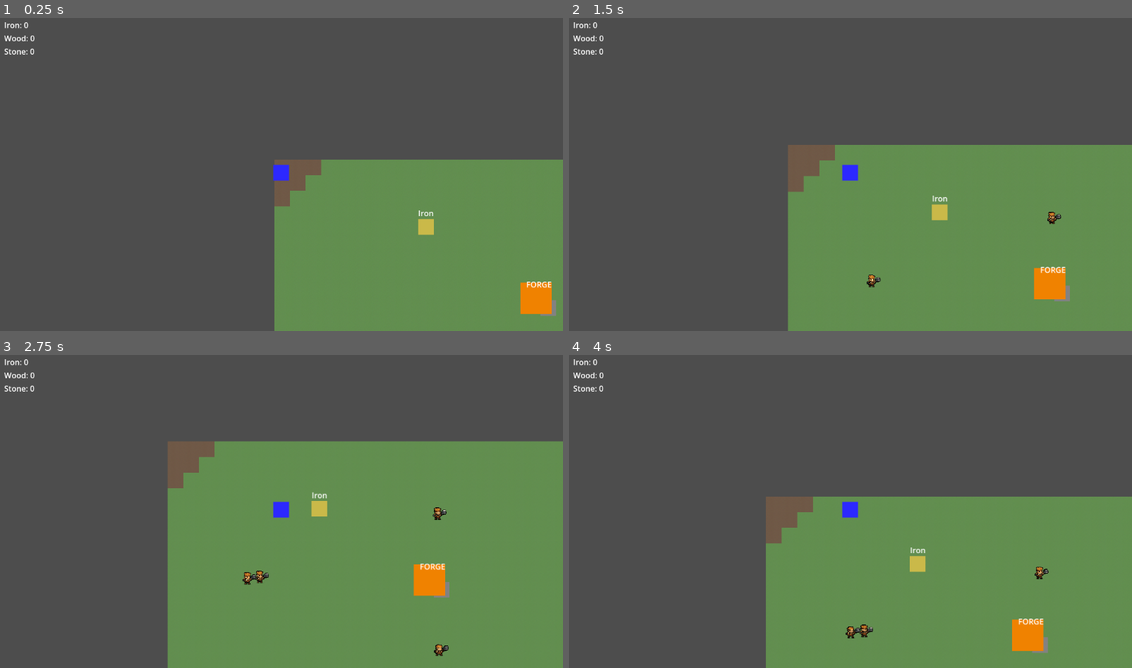
Above: before the commit, frames 1-4 (two rows, left to right).
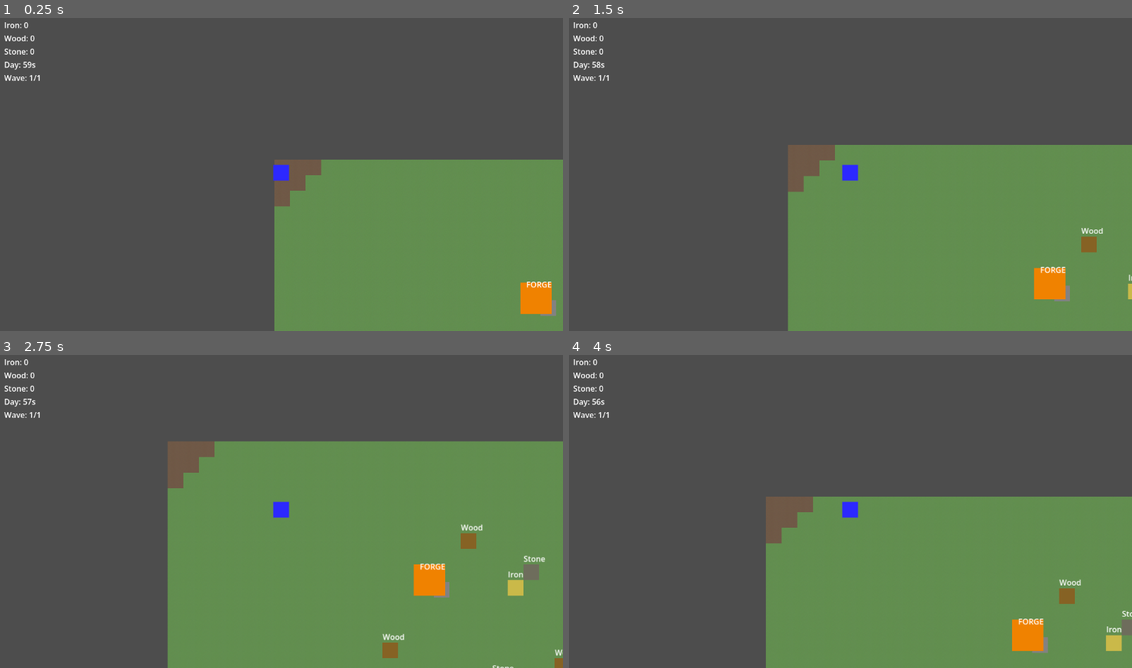
Above: after the commit, the same moments.

Repository: ntoonie/forge-and-survive
Game: Godot game, scene res://scenes/Main.tscn
Same seed, same stepped clock (60 frames per second), same inputs: the game is played once before the commit and once after it.
Inputs (mouse positions are in pixels of both pictures, inside the frame that each line leads up to):
- Up to frame 1 (0.25 s): no input
- Up to frame 2 (1.5 s): tap Enter at 0.5 s; move the mouse to (974, 155) at 0.52 s; hold Right (ui_right) 0.53-1.28 s; tap E (interact) at 0.6 s; move the mouse to (737, 187) at 1.27 s; hold Down (ui_down) from 1.28 s (still down); click (737, 187) at 1.35 s
- Up to frame 3 (2.75 s): move the mouse to (337, 439) at 2.02 s; release Down (ui_down) at 2.03 s; hold Right (ui_right) from 2.03 s (still down); tap 2 (select_tower) at 2.1 s
- Up to frame 4 (4 s): move the mouse to (822, 574) at 2.77 s; release Right (ui_right) at 2.78 s; hold Up (ui_up) 2.78-3.53 s; tap 1 (select_wall) at 2.85 s; move the mouse to (1019, 558) at 3.52 s; hold Left (ui_left) from 3.53 s (still down); tap B (toggle_build) at 3.6 s

The runs differ from the first frame. In frame 1, 0.3% of the frame differs, in the area x 0-78%, y 13-70%; in frame 2, 0.7%; in frame 3, 1.4%, in the area x 0-100%, y 13-100%; in frame 4, 1.0%.

Commit message:
feat: fix reources spawner

Diff:
--- a/scenes/Enemy/Wave_manager.gd
+++ b/scenes/Enemy/Wave_manager.gd
@@ -12,7 +12,7 @@
 
 
 func _ready() -> void:
-	start_wave(1)  # temporary — game_loop.gd will call this later
+	pass  # temporary — game_loop.gd will call this later
 
 
 func start_wave(wave_number: int) -> void:
--- a/scenes/Main.tscn
+++ b/scenes/Main.tscn
@@ -5,6 +5,8 @@
 [ext_resource type="PackedScene" uid="uid://bvn51dsg2vhpy" path="res://scenes/Enemy/enemy.tscn" id="3_0bbpv"]
 [ext_resource type="PackedScene" uid="uid://4g4ebq4fo860" path="res://scenes/Enemy/marker_2d.tscn" id="4_vcsgt"]
 [ext_resource type="Script" uid="uid://c5p402jpsethj" path="res://scenes/Enemy/Wave_manager.gd" id="5_c01mt"]
+[ext_resource type="Script" uid="uid://cd0u1rr7pa4tq" path="res://scripts/systems/game_loop.gd" id="6_c01mt"]
+[ext_resource type="Script" uid="uid://lsnhucc13mwt" path="res://scripts/systems/resource_spawner.gd" id="7_nxtc6"]
 
 [node name="Main" type="Node2D" unique_id=1632719062]
 
@@ -30,7 +32,13 @@
 [node name="Spanwpointdown" parent="Raider" unique_id=1311737040 instance=ExtResource("4_vcsgt")]
 position = Vector2(426, 616)
 
-[node name="WaveManager" type="Node2D" parent="Raider" unique_id=1162501978 node_paths=PackedStringArray("spawn_points")]
+[node name="WaveManager" type="Node2D" parent="Raider" unique_id=1162501978 node_paths=PackedStringArray("spawn_points") groups=["wave_manager"]]
 script = ExtResource("5_c01mt")
 enemy_scene = ExtResource("3_0bbpv")
 spawn_points = [NodePath("../Spanwpointleft"), NodePath("../Spanwpointright"), NodePath("../Spanwpointup"), NodePath("../Spanwpointdown")]
+
+[node name="GameLoop" type="Node" parent="." unique_id=473379619 groups=["game_loop"]]
+script = ExtResource("6_c01mt")
+
+[node name="ResourceSpawner" type="Node" parent="." unique_id=1901407918]
+script = ExtResource("7_nxtc6")
--- a/scenes/ui/HUD.tscn
+++ b/scenes/ui/HUD.tscn
@@ -29,3 +29,12 @@
 [node name="StoneLabel" type="Label" parent="Control/ResourcePanel" unique_id=1365315056]
 layout_mode = 2
 text = "Stone: 0"
+
+[node name="TimerLabel" type="Label" parent="Control/ResourcePanel" unique_id=1244699916]
+layout_mode = 2
+text = "Day: 60s"
+
+[node name="WaveLabel" type="Label" parent="Control/ResourcePanel" unique_id=1180283638]
+layout_mode = 2
+text = "Wave: 1/20
+"
--- /dev/null
+++ b/scenes/ui/VictoryScreen.tscn
@@ -0,0 +1,26 @@
+[gd_scene format=3 uid="uid://cklflkkavfwlb"]
+
+[ext_resource type="Script" uid="uid://cljy4u0s2xjj3" path="res://scripts/ui/victory_screen.gd" id="1_kruri"]
+
+[node name="Control" type="Control" unique_id=2082846026]
+layout_mode = 3
+anchors_preset = 15
+anchor_right = 1.0
+anchor_bottom = 1.0
+grow_horizontal = 2
+grow_vertical = 2
+script = ExtResource("1_kruri")
+
+[node name="Label" type="Label" parent="." unique_id=283254872]
+layout_mode = 0
+offset_right = 40.0
+offset_bottom = 23.0
+text = "YOU SURVIVED!"
+horizontal_alignment = 1
+vertical_alignment = 1
+
+[node name="Button" type="Button" parent="." unique_id=1671181606]
+layout_mode = 0
+offset_right = 8.0
+offset_bottom = 8.0
+text = "Play Again"
--- a/scenes/world/World.tscn
+++ b/scenes/world/World.tscn
@@ -2,11 +2,9 @@
 
 [ext_resource type="Texture2D" uid="uid://dkflca248w3rw" path="res://assets/sprites/tiles.png" id="1_kqs1s"]
 [ext_resource type="PackedScene" uid="uid://jspjunrmfnlq" path="res://scenes/player/player.tscn" id="2_1oml7"]
-[ext_resource type="PackedScene" uid="uid://6t4hbnge0ph3" path="res://scenes/world/ironnode.tscn" id="3_qxiha"]
-[ext_resource type="PackedScene" uid="uid://d4367lark75x" path="res://scenes/world/woodnode.tscn" id="4_i1jm3"]
-[ext_resource type="PackedScene" uid="uid://bl2l2wovcyg7s" path="res://scenes/world/stonenode.tscn" id="5_252at"]
 [ext_resource type="Script" uid="uid://cxex0x83pfupl" path="res://scripts/systems/build_system.gd" id="6_i1jm3"]
 [ext_resource type="PackedScene" uid="uid://dovvacmb47kxf" path="res://scenes/structures/forge.tscn" id="7_252at"]
+[ext_resource type="Script" uid="uid://dqxntd8jfo6cv" path="res://scripts/systems/day_night_overlay.gd" id="8_qh0kd"]
 
 [sub_resource type="TileSetAtlasSource" id="TileSetAtlasSource_32lhk"]
 texture = ExtResource("1_kqs1s")
@@ -327,17 +325,17 @@
 [node name="Player" parent="." unique_id=909018891 groups=["player"] instance=ExtResource("2_1oml7")]
 position = Vector2(23, 31)
 
-[node name="ResourceNode" parent="." unique_id=2006602861 instance=ExtResource("3_qxiha")]
-position = Vector2(319, 142)
-
-[node name="ResourceNode2" parent="." unique_id=1375662529 instance=ExtResource("4_i1jm3")]
-position = Vector2(851, 156)
-
-[node name="ResourceNode3" parent="." unique_id=1908882139 instance=ExtResource("5_252at")]
-position = Vector2(192, 502)
-
 [node name="BuildSystem" type="Node" parent="." unique_id=1886626186]
 script = ExtResource("6_i1jm3")
 
 [node name="Forge" parent="." unique_id=1444986659 instance=ExtResource("7_252at")]
 position = Vector2(544, 288)
+
+[node name="DayNightOverlay" type="CanvasLayer" parent="." unique_id=1837764449]
+script = ExtResource("8_qh0kd")
+
+[node name="NightOverlay" type="ColorRect" parent="DayNightOverlay" unique_id=901813500]
+visible = false
+offset_right = 1152.0
+offset_bottom = 648.0
+color = Color(0.050980393, 0.050980393, 0.2, 0.4)
--- a/scripts/Enemies/enemy_health.gd
+++ b/scripts/Enemies/enemy_health.gd
@@ -1,6 +1,6 @@
 extends CharacterBody2D
 
-const SPEED = 10.0
+var SPEED = 60.0
 const FORGE_POSITION = Vector2(544, 288)
 
 @export var max_health: int = 30
@@ -18,16 +18,19 @@
 	path_index = 0
 	print("Path length: ", path.size())
 
+func apply_wave_config(config: Dictionary):
+	max_health = config["enemy_health"]
+	current_health = max_health
+	SPEED = config["enemy_speed"]
+
 func _physics_process(_delta):
 	if path_index >= path.size():
 		_attack_forge()
 		return
-
 	var target = path[path_index]
 	var direction = (target - global_position).normalized()
 	velocity = direction * SPEED
 	move_and_slide()
-
 	if global_position.distance_to(target) < 16.0:
 		path_index += 1
 
--- /dev/null
+++ b/scripts/systems/day_night_overlay.gd
@@ -0,0 +1,16 @@
+extends CanvasLayer
+
+@onready var overlay = $NightOverlay
+
+func _ready():
+	var game_loop = get_tree().get_first_node_in_group("game_loop")
+	if game_loop:
+		game_loop.phase_changed.connect(_on_phase_changed)
+
+func _on_phase_changed(new_phase):
+	if new_phase == 1:  # DEFENSE/night
+		overlay.visible = true
+		print("Night overlay ON")
+	else:               # BUILD/day
+		overlay.visible = false
+		print("Night overlay OFF")
--- /dev/null
+++ b/scripts/systems/game_loop.gd
@@ -0,0 +1,54 @@
+extends Node
+
+enum Phase { BUILD, DEFENSE }
+
+var current_phase = Phase.BUILD
+var build_timer = 60.0
+var wave_number = 0
+var max_waves = 1
+
+signal phase_changed(new_phase)
+signal game_won
+
+func _ready():
+	phase_changed.emit(Phase.BUILD)
+
+func _process(delta):
+	if current_phase == Phase.BUILD:
+		build_timer -= delta
+		if build_timer <= 0:
+			_start_defense_phase()
+
+func _start_defense_phase():
+	current_phase = Phase.DEFENSE
+	wave_number += 1
+	print("Night! Wave: ", wave_number)
+	phase_changed.emit(Phase.DEFENSE)
+	# Start the wave
+	var wave_manager = get_tree().get_first_node_in_group("wave_manager")
+	if wave_manager:
+		wave_manager.start_wave(wave_number)
+		wave_manager.wave_cleared.connect(_on_wave_cleared, CONNECT_ONE_SHOT)
+
+func _on_wave_cleared(_wave_number):
+	print("Wave cleared! Returning to day...")
+	if wave_number >= max_waves:
+		game_won.emit()
+		get_tree().change_scene_to_file(
+            "res://scenes/ui/VictoryScreen.tscn"
+		)
+		return
+	_start_build_phase()
+
+func _start_build_phase():
+	current_phase = Phase.BUILD
+	build_timer = 60.0
+	print("Day! Build phase started. Timer: ", build_timer)
+	phase_changed.emit(Phase.BUILD)
+
+func get_time_remaining() -> float:
+	return build_timer
+
+func skip_to_night():
+	if current_phase == Phase.BUILD:
+		build_timer = 0
--- /dev/null
+++ b/scripts/systems/resource_spawner.gd
@@ -0,0 +1,78 @@
+extends Node
+
+const TILE_SIZE = 32
+const MAP_MIN_X = 2
+const MAP_MAX_X = 33
+const MAP_MIN_Y = 2
+const MAP_MAX_Y = 17
+
+# How many of each resource to spawn
+const IRON_COUNT = 3
+const WOOD_COUNT = 3
+const STONE_COUNT = 3
+
+# Forge center — avoid spawning too close
+const FORGE_TILE = Vector2i(17, 9)
+const MIN_DISTANCE_FROM_FORGE = 5
+
+var iron_scene = preload("res://scenes/world/ironnode.tscn")
+var wood_scene = preload("res://scenes/world/woodnode.tscn")
+var stone_scene = preload("res://scenes/world/stonenode.tscn")
+
+var used_positions: Array = []
+
+func _ready():
+	print("ResourceSpawner started!")
+	_spawn_resources()
+	print("Resources spawned: ", used_positions.size())
+
+func _spawn_resources():
+	# Spawn each resource type
+	for i in IRON_COUNT:
+		_spawn_resource(iron_scene)
+	for i in WOOD_COUNT:
+		_spawn_resource(wood_scene)
+	for i in STONE_COUNT:
+		_spawn_resource(stone_scene)
+
+func _spawn_resource(scene: PackedScene):
+	var pos = _get_random_position()
+	if pos == Vector2i(-1, -1):
+		print("Failed to find position!")
+		return
+	var node = scene.instantiate()
+	var world_pos = Vector2(
+		pos.x * TILE_SIZE + TILE_SIZE / 2,
+		pos.y * TILE_SIZE + TILE_SIZE / 2
+	)
+	print("Spawning resource at: ", world_pos)
+	node.global_position = world_pos
+
+	var world = get_tree().current_scene.find_child("World")
+	if world:
+		world.add_child(node)
+	else:
+		print("World node not found!")
+	used_positions.append(pos)
+
+func _get_random_position() -> Vector2i:
+	var attempts = 0
+	while attempts < 50:
+		var x = randi_range(MAP_MIN_X, MAP_MAX_X)
+		var y = randi_range(MAP_MIN_Y, MAP_MAX_Y)
+		var candidate = Vector2i(x, y)
+
+		# Check not too close to forge
+		var dist_to_forge = abs(x - FORGE_TILE.x) + abs(y - FORGE_TILE.y)
+		if dist_to_forge < MIN_DISTANCE_FROM_FORGE:
+			attempts += 1
+			continue
+
+		# Check not overlapping existing resource
+		if candidate in used_positions:
+			attempts += 1
+			continue
+
+		return candidate
+		attempts += 1
+	return Vector2i(-1, -1)  # Failed to find position
--- a/scripts/ui/hud.gd
+++ b/scripts/ui/hud.gd
@@ -3,8 +3,19 @@
 @onready var iron_label = $Control/ResourcePanel/IronLabel
 @onready var wood_label = $Control/ResourcePanel/WoodLabel
 @onready var stone_label = $Control/ResourcePanel/StoneLabel
+@onready var timer_label = $Control/ResourcePanel/TimerLabel
+@onready var wave_label = $Control/ResourcePanel/WaveLabel
 
 func _process(_delta):
 	iron_label.text = "Iron: " + str(GameData.resources["iron"])
 	wood_label.text = "Wood: " + str(GameData.resources["wood"])
 	stone_label.text = "Stone: " + str(GameData.resources["stone"])
+
+	var game_loop = get_tree().get_first_node_in_group("game_loop")
+	if game_loop:
+		if game_loop.current_phase == 0:  # BUILD
+			timer_label.text = "Day: " + str(int(game_loop.get_time_remaining())) + "s"
+			wave_label.text = "Wave: " + str(game_loop.wave_number + 1) + "/" + str(game_loop.max_waves)
+		else:
+			timer_label.text = "NIGHT - DEFEND!"
+			wave_label.text = "Wave: " + str(game_loop.wave_number) + "/" + str(game_loop.max_waves)
--- /dev/null
+++ b/scripts/ui/victory_screen.gd
@@ -0,0 +1,7 @@
+extends Control
+
+func _ready():
+	$Button.connect("pressed", _on_button_pressed)
+
+func _on_button_pressed():
+	get_tree().change_scene_to_file("res://scenes/Main.tscn")
Not shown, added: scripts/systems/day_night_overlay.gd.uid
Not shown, added: scripts/systems/game_loop.gd.uid
Not shown, added: scripts/systems/resource_spawner.gd.uid
Not shown, added: scripts/ui/victory_screen.gd.uid
